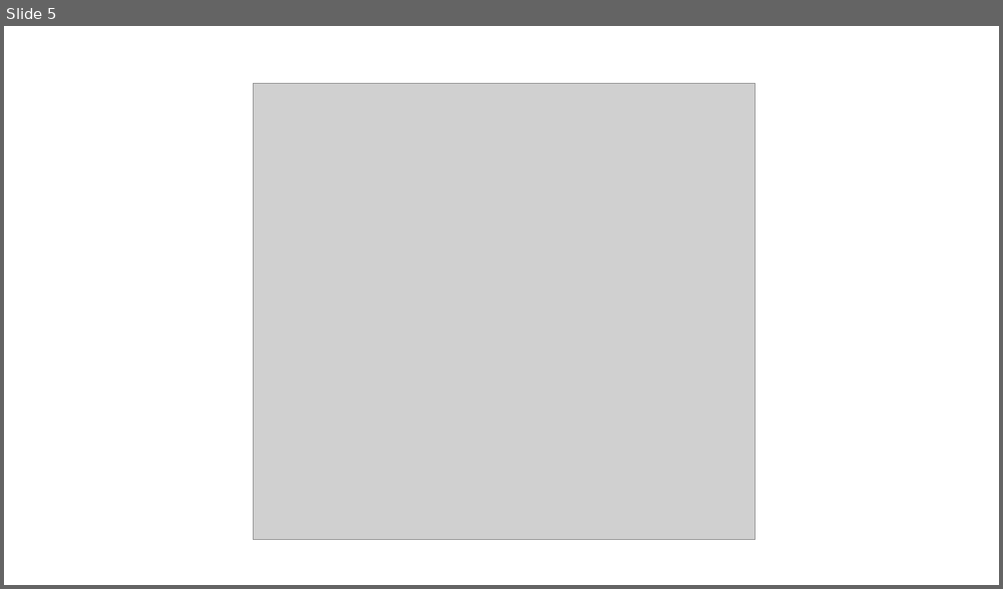
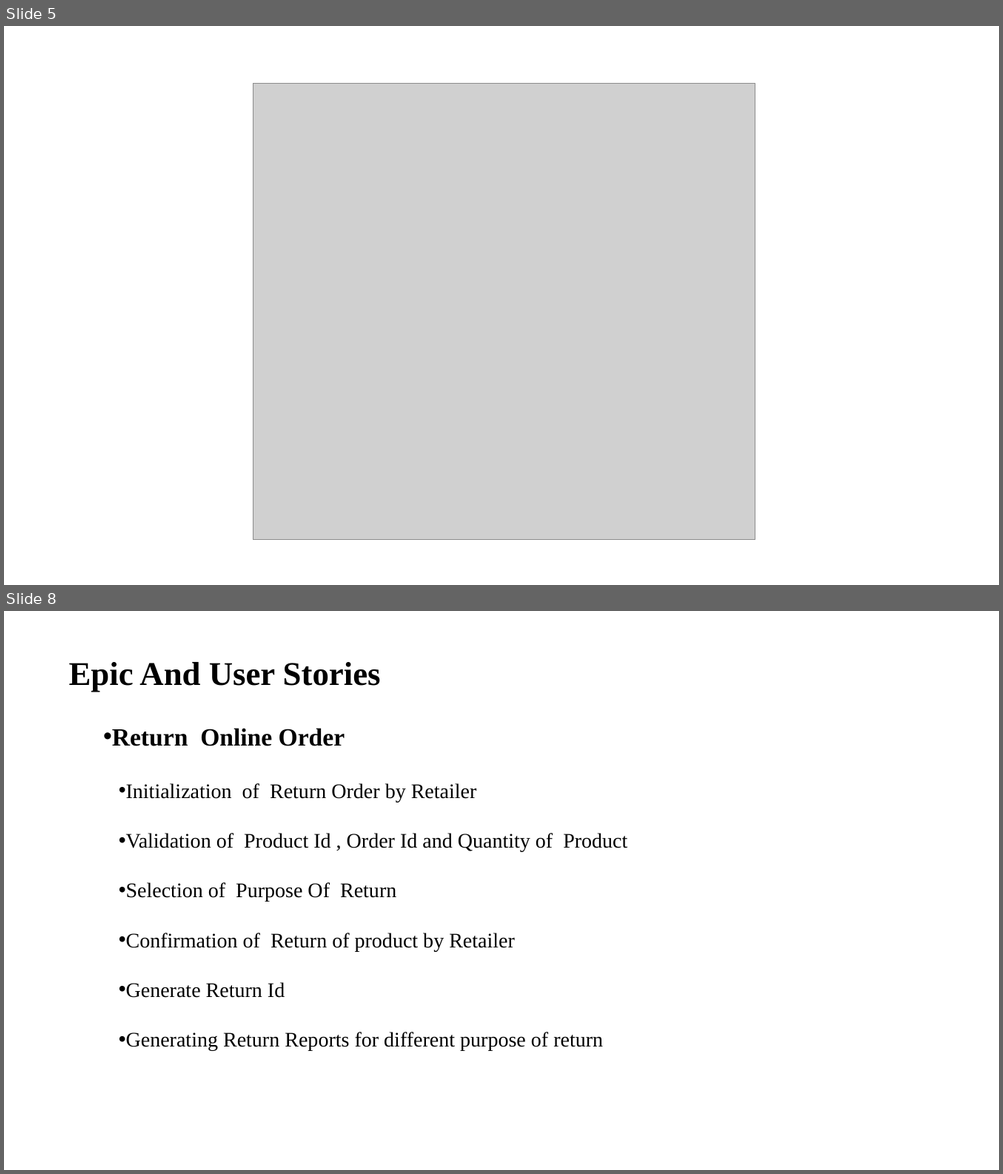
Before and after one commit to asing472/Great_Outdoor_Group_B, a slide deck: BY Ayush for project/Online Return.pptx. Shown one above the other, each under a label of ours: slide 5 before the commit, slides 5 and 8 after it; the slides between them are not shown. The pictures are 1003x589 and 1003x1174 pixels, drawn with LibreOffice and Linux fonts; fonts in the diff are those of the drawing; grey boxes stand for pictures. Boxes give left, top, right and bottom in pixels: in the first picture for what was removed or moved away, otherwise in the second. Text is boxed around its words. In the diff, an @@ line names an element or a change of style, - is before the commit and + after.

Commit message:
Latest with all updates

```diff
--- a/BY Ayush for project/Online Return.pptx
+++ b/BY Ayush for project/Online Return.pptx
@@ slide 8 added at <box>4,611,999,1170</box>, background #FFFFFF @@
@@ title added at <box>69,662,381,692</box>, 32 pt, text #000000, bold @@
+Epic And User Stories
@@ text added at <box>112,728,344,746</box>, 24 pt, text #000000, bold @@
+• Return Online Order
@@ text added at <box>126,783,627,1051</box>, 20 pt, text #000000 @@
+• Initialization of Return Order by Retailer
+• Validation of Product Id , Order Id and Quantity of Product
+• Selection of Purpose Of Return
+• Confirmation of Return of product by Retailer
+• Generate Return Id
+• Generating Return Reports for different purpose of return
```
Also in this commit, not shown: 5 other slides added.
